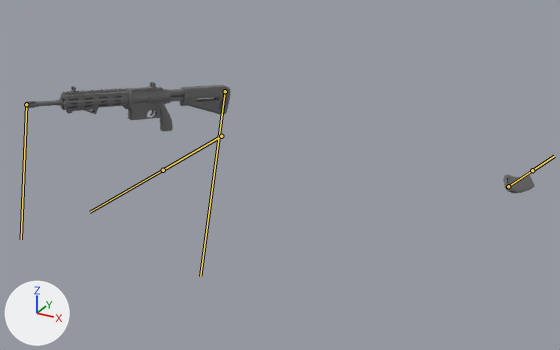
Two versions of the FBX model Assets/Model/Rifle2.fbx, one commit apart.
Both versions are drawn from a 50 mm lens placed at (1.88, -2.88, 1.47), pointed at (0.34, -0.08, 0.07). The axes (+X, +Y, +Z) are drawn at lower left. The lights are the same throughout. Both versions are drawn at frame 102 of the action 'アーマチュア|アーマチュア|アーマチュア|reload'; the numbers are the values there. The bones that bend it are drawn over the model as lines.

Objects in the first picture: 'body'.
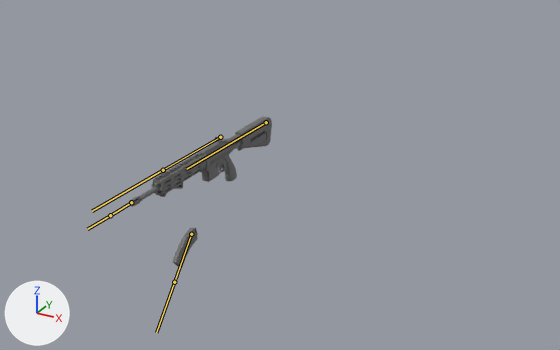
Location of each change, (x1, y1, x2, y2) in pixels of the pictures (560 x 350 px):
'body', posed (72% narrower, 35% taller)
    before: (25, 82, 535, 193)
    after: (129, 117, 272, 267)
bone 'Root', root to tip
    before: (225, 91) to (200, 276)
    after: (266, 122) to (186, 169)
bone 'Top', root to tip
    before: (26, 104) to (21, 239)
    after: (131, 202) to (110, 215)
bone 'mag', root to tip
    before: (508, 186) to (532, 170)
    after: (191, 234) to (174, 282)

The change in detail:
Object 'アーマチュア' (bone_rig_object) turns from (0, 0, 0) to (-180, 0, 0) degrees about its own x, y and z.
Object 'アーマチュア' (bone_rig_object) is rescaled from (1.0, 1.0, 1.0) to (-1.0, -1.0, -1.0).
Bone 'Root' (bone_root) moves from (-0.266, -0.118, 0.027) to (0.0, 0.0, 0.0).
Bone 'Root' (bone_root) turns from (-8, 20, 3) to (0, 0, 0) degrees about its own x, y and z.
Bone 'Top' (bone_top) turns from (-9, 3, -20) to (0, 0, 0) degrees about its own x, y and z.
Bone 'mag' (bone_mag) moves from (1.3, -0.039, -1.132) to (0.074, -0.152, 0.041).
Bone 'mag' (bone_mag) turns from (-70, 2, 18) to (133, -3, -4) degrees about its own x, y and z.
